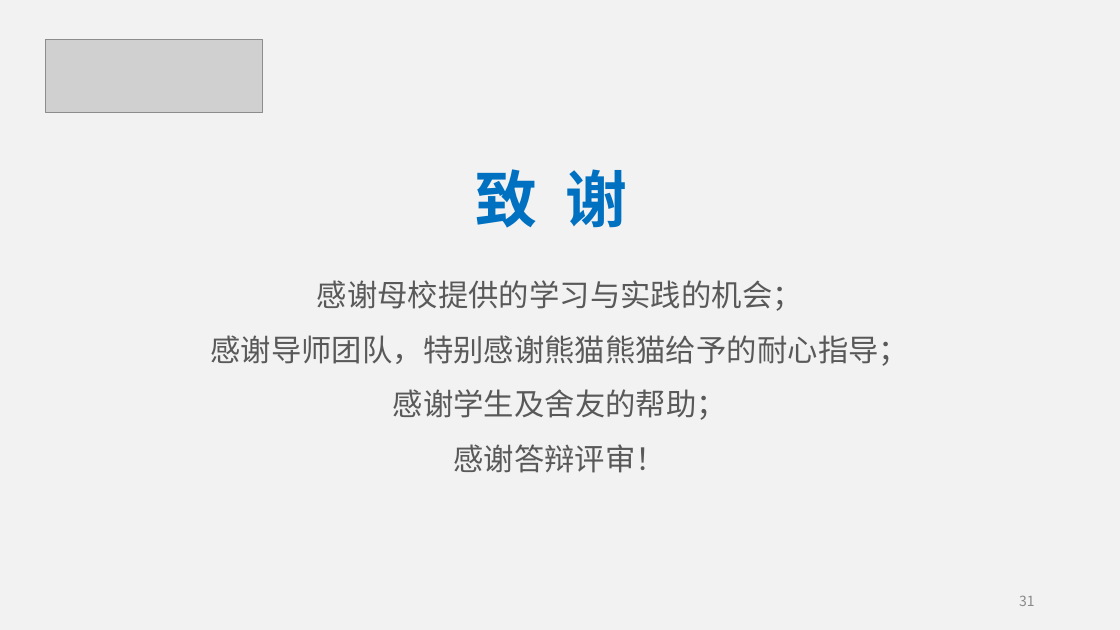
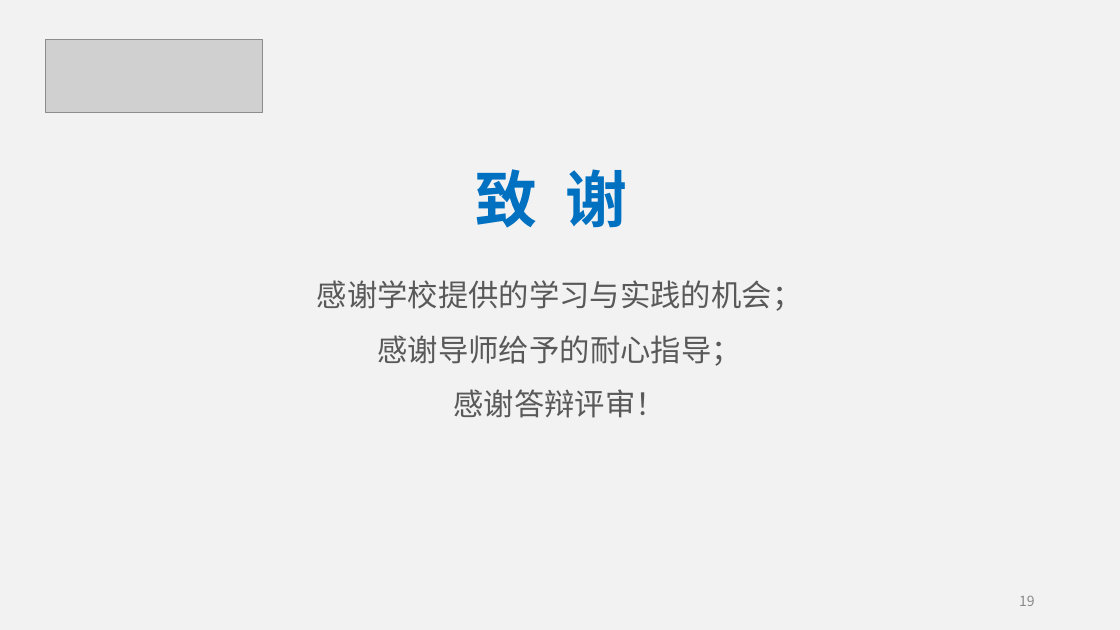
Before and after one commit to KIPKIPS/PocketCampusUnity, a slide deck: slide 19 of 基于Android的掌上校园APP开发答辩PPT.pptx (slide 31 before the commit). Drawn at 1120x630 pixels with LibreOffice and Linux fonts; fonts in the diff are those of the drawing; grey boxes stand for pictures. Boxes give left, top, right and bottom in pixels: in the first picture for what was removed or moved away, otherwise in the second. Text is boxed around its words. In the diff, an @@ line names an element or a change of style, - is before the commit and + after.

```diff
--- a/基于Android的掌上校园APP开发答辩PPT.pptx
+++ b/基于Android的掌上校园APP开发答辩PPT.pptx
@@ text at bbox=[317, 280, 802, 366]: text changed @@
-感谢母校提供的学习与实践的机会；
-感谢导师团队，特别感谢熊猫熊猫给予的耐心指导；
-感谢学生及舍友的帮助；
+感谢学校提供的学习与实践的机会；
+感谢导师给予的耐心指导；
@@ page number at bbox=[1019, 596, 1035, 606]: text changed @@
-31
+19
```
Also in this commit, not shown: 10 other slides changed, 6 slides added, 19 slides removed.
